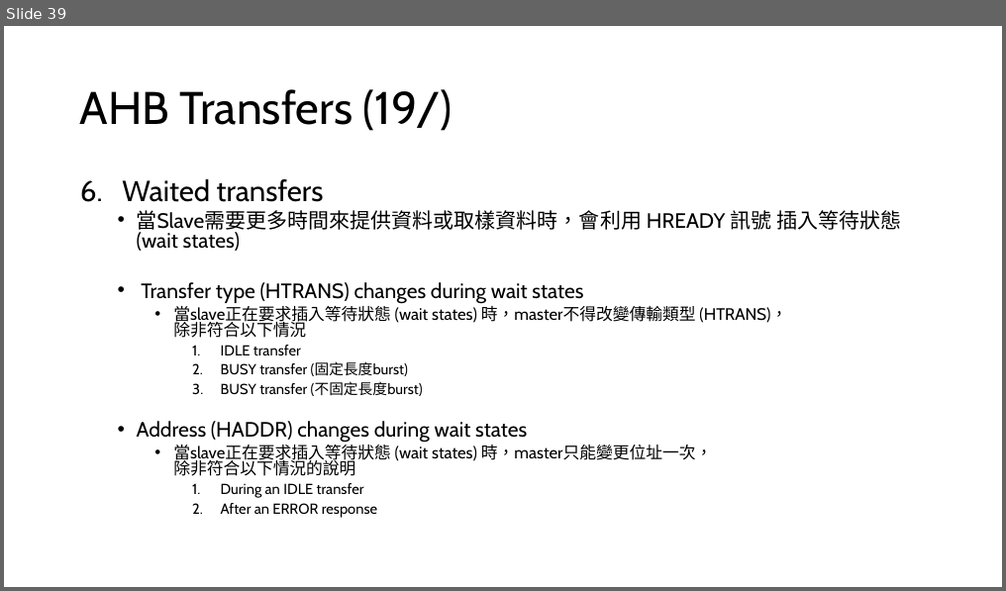
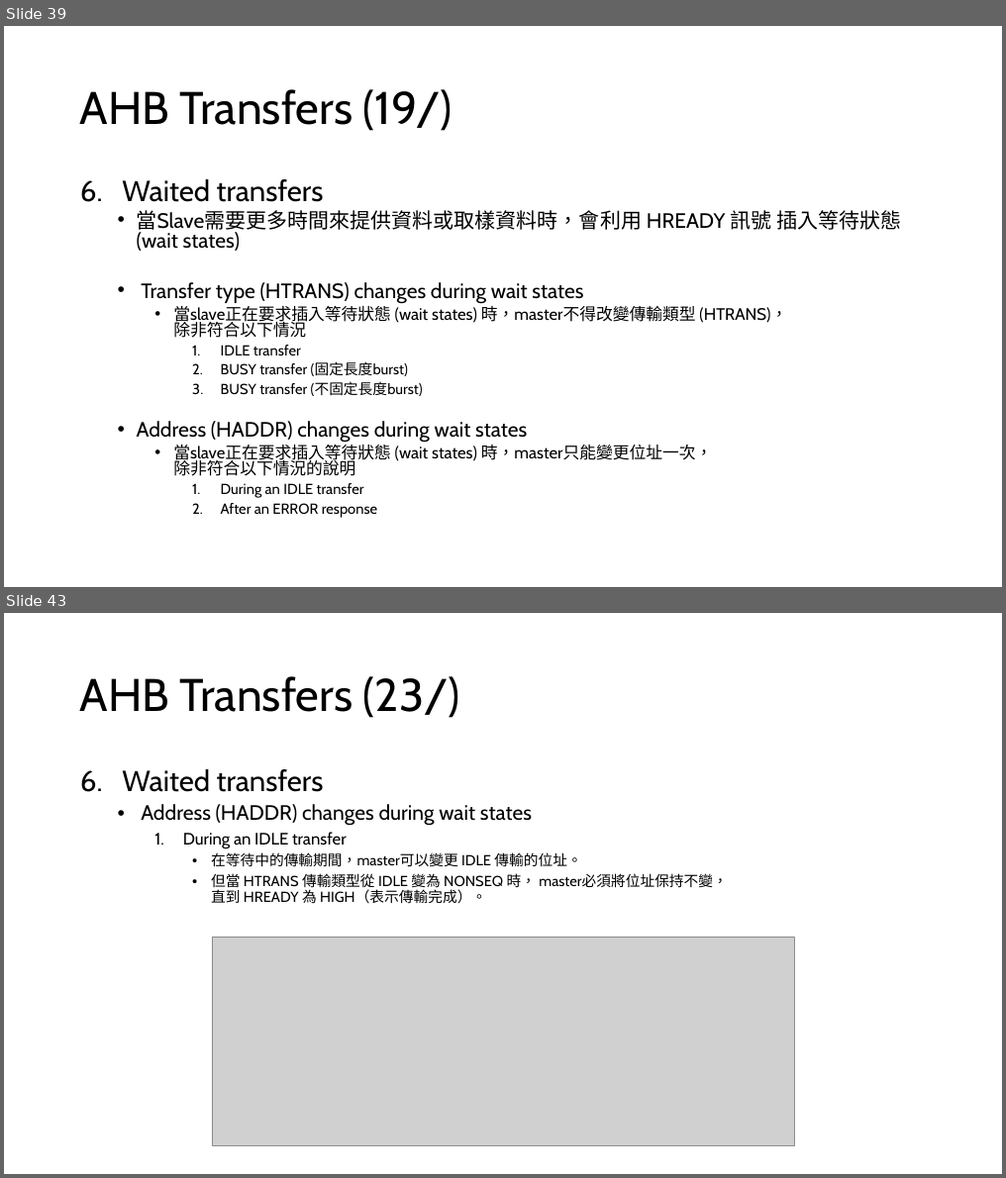
Before and after one commit to s9001055/DV_learning, a slide deck: AMBA/AMBA_learning.pptx. Shown one above the other, each under a label of ours: slide 39 before the commit, slides 39 and 43 after it; the slides between them are not shown. The pictures are 1006x591 and 1006x1178 pixels, drawn with LibreOffice and Linux fonts; fonts in the diff are those of the drawing; grey boxes stand for pictures. Boxes give left, top, right and bottom in pixels: in the first picture for what was removed or moved away, otherwise in the second. Text is boxed around its words. In the diff, an @@ line names an element or a change of style, - is before the commit and + after.

Commit message:
Modify: AMBA/AMBA_learning.pptx 1. Add chapter2 AHB Waited transfers 2. Add chapter2 AHB Protection control

```diff
--- a/AMBA/AMBA_learning.pptx
+++ b/AMBA/AMBA_learning.pptx
@@ slide 43 added at [4, 613, 1002, 1174], background #FFFFFF @@
@@ title added at [80, 676, 460, 718], 44 pt, text #000000 @@
+AHB Transfers (23/)
@@ text added at [122, 769, 728, 904], 14 pt, text #000000 @@
+6. Waited transfers
+  • Address (HADDR) changes during wait states
+    1. During an IDLE transfer
+      • 在等待中的傳輸期間，master可以變更 IDLE 傳輸的位址。
+      • 但當 HTRANS 傳輸類型從 IDLE 變為 NONSEQ 時， master必須將位址保持不變，
+        直到 HREADY 為 HIGH（表示傳輸完成）。
@@ picture added at [212, 937, 795, 1146] @@
```
Also in this commit, not shown: 5 other slides added, 1 other file.
